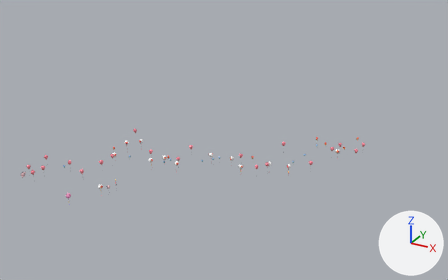
The glTF model models/Animated_Decor_Part4.glb: old version first, new version second.
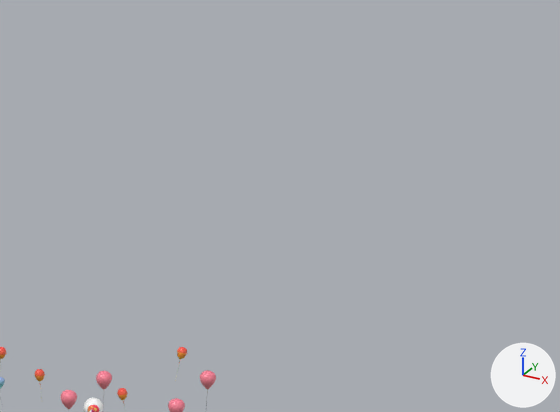
Each version appears first whole from a 50 mm lens placed at (345.4, -37.0, 143.0), pointed at (212.2, 205.1, 22.0), and next in a close-up on the part from 71% to 99% of the width and 21% to 54% of the height. The axes (+X, +Y, +Z) are drawn at lower right. The lights are the same throughout. Vertices at the same position are counted once.

In view in the first close-up: 'groupA'.
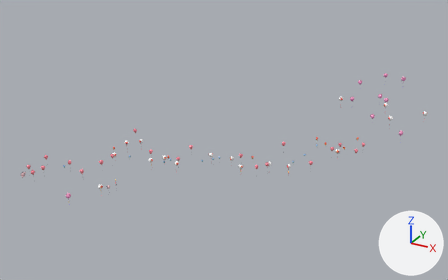
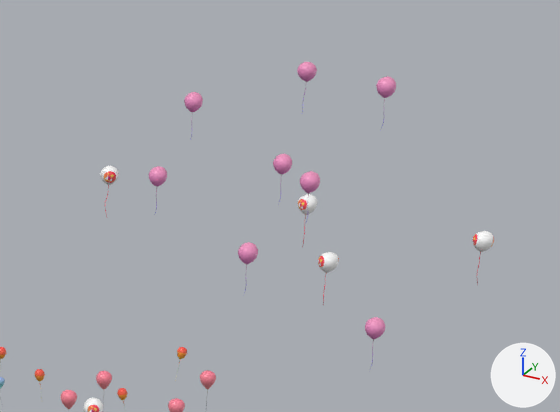
What the commit changed:
me_plane_261 has 9132 vertices, 17641 faces and spans x 130.2..268.5, y 137.0..256.6, z 1.8..23.5.
me_plane_261 is used by ob_groupa; location (0.0, 0.0, 0.0).
me_plane_261 part 1: the loose piece of 111 vertices spanning x 171.1..173.2, y 137.0..139.3, z 7.5..13.9 is copied, and the copy is moved by (85.6, 133.1, 26.5); it spans x 256.6..258.8, y 270.1..272.4, z 34.0..40.5.
me_plane_261 part 2: the loose piece of 111 vertices spanning x 171.1..173.2, y 137.0..139.3, z 7.5..13.9 is copied, and the copy is moved by (108.8, 127.7, 33.6); it spans x 279.9..282.0, y 264.8..267.1, z 41.1..47.5.
me_plane_261 part 3: the loose piece of 111 vertices spanning x 171.1..173.2, y 137.0..139.3, z 7.5..13.9 is copied, and the copy is moved by (105.3, 111.8, 26.7); it spans x 276.4..278.5, y 248.8..251.1, z 34.2..40.7.
me_plane_261 part 4: the loose piece of 111 vertices spanning x 171.1..173.2, y 137.0..139.3, z 7.5..13.9 is copied, and the copy is moved by (100.5, 107.4, 19.0); it spans x 271.5..273.7, y 244.4..246.7, z 26.5..33.0.
me_plane_261 part 5: the loose piece of 111 vertices spanning x 171.1..173.2, y 137.0..139.3, z 7.5..13.9 is copied, and the copy is moved by (84.0, 126.5, 19.0); it spans x 255.1..257.2, y 263.6..265.9, z 26.5..33.0.
me_plane_261 part 6: the loose piece of 111 vertices spanning x 171.1..173.2, y 137.0..139.3, z 7.5..13.9 is copied, and the copy is moved by (115.0, 107.6, 13.0); it spans x 286.1..288.2, y 244.7..247.0, z 20.5..26.9.
me_plane_261 part 7: the loose piece of 111 vertices spanning x 171.1..173.2, y 137.0..139.3, z 7.5..13.9 is copied, and the copy is moved by (98.5, 126.7, 23.0); it spans x 269.5..271.7, y 263.7..266.0, z 30.5..37.0.
me_plane_261 part 8: the loose piece of 111 vertices spanning x 171.1..173.2, y 137.0..139.3, z 7.5..13.9 is copied, and the copy is turned 160 degrees about the z axis through its middle, then moved by (97.5, 137.3, 31.0); it spans x 268.6..270.7, y 274.3..276.6, z 38.5..44.9.
me_plane_261 part 9: the loose piece of 134 vertices spanning x 259.1..261.3, y 233.0..235.3, z 9.6..16.1 is copied, and the copy is turned -43.1 degrees about the z axis through its middle, then moved by (13.8, 30.4, 16.6); it spans x 272.8..275.0, y 263.5..265.7, z 26.2..32.7.
me_plane_261 part 10: the loose piece of 134 vertices spanning x 259.1..261.3, y 233.0..235.3, z 9.6..16.1 is copied, and the copy is turned -80.6 degrees about the z axis through its middle, then moved by (34.1, 28.2, 16.6); it spans x 293.1..295.4, y 261.3..263.5, z 26.2..32.7.
me_plane_261 part 11: the loose piece of 134 vertices spanning x 259.1..261.3, y 233.0..235.3, z 9.6..16.1 is copied, and the copy is turned -177 degrees about the z axis through its middle, then moved by (-9.4, 28.9, 16.6); it spans x 249.7..251.8, y 261.9..264.2, z 26.2..32.7.
me_plane_261 part 12: the loose piece of 134 vertices spanning x 259.1..261.3, y 233.0..235.3, z 9.6..16.1 is copied, and the copy is turned -63.8 degrees about the z axis through its middle, then moved by (18.2, 24.4, 12.4); it spans x 277.3..279.5, y 257.5..259.7, z 22.0..28.5.

Changed parts and their boxes [x1, y1, x2, y2] in the close-ups (560 x 412 px):
'groupA', reshaped: before [0, 347, 216, 412]; after [0, 62, 494, 412]
part 1 of me_plane_261, added: after [184, 92, 203, 140]
part 2 of me_plane_261, added: after [376, 76, 396, 129]
part 3 of me_plane_261, added: after [300, 171, 320, 222]
part 4 of me_plane_261, added: after [238, 242, 258, 293]
part 5 of me_plane_261, added: after [148, 166, 167, 213]
part 6 of me_plane_261, added: after [365, 317, 385, 369]
part 7 of me_plane_261, added: after [273, 154, 292, 205]
part 8 of me_plane_261, added: after [297, 62, 317, 113]
part 9 of me_plane_261, added: after [298, 194, 318, 247]
part 10 of me_plane_261, added: after [473, 231, 494, 285]
part 11 of me_plane_261, added: after [100, 166, 119, 217]
part 12 of me_plane_261, added: after [318, 252, 339, 305]
